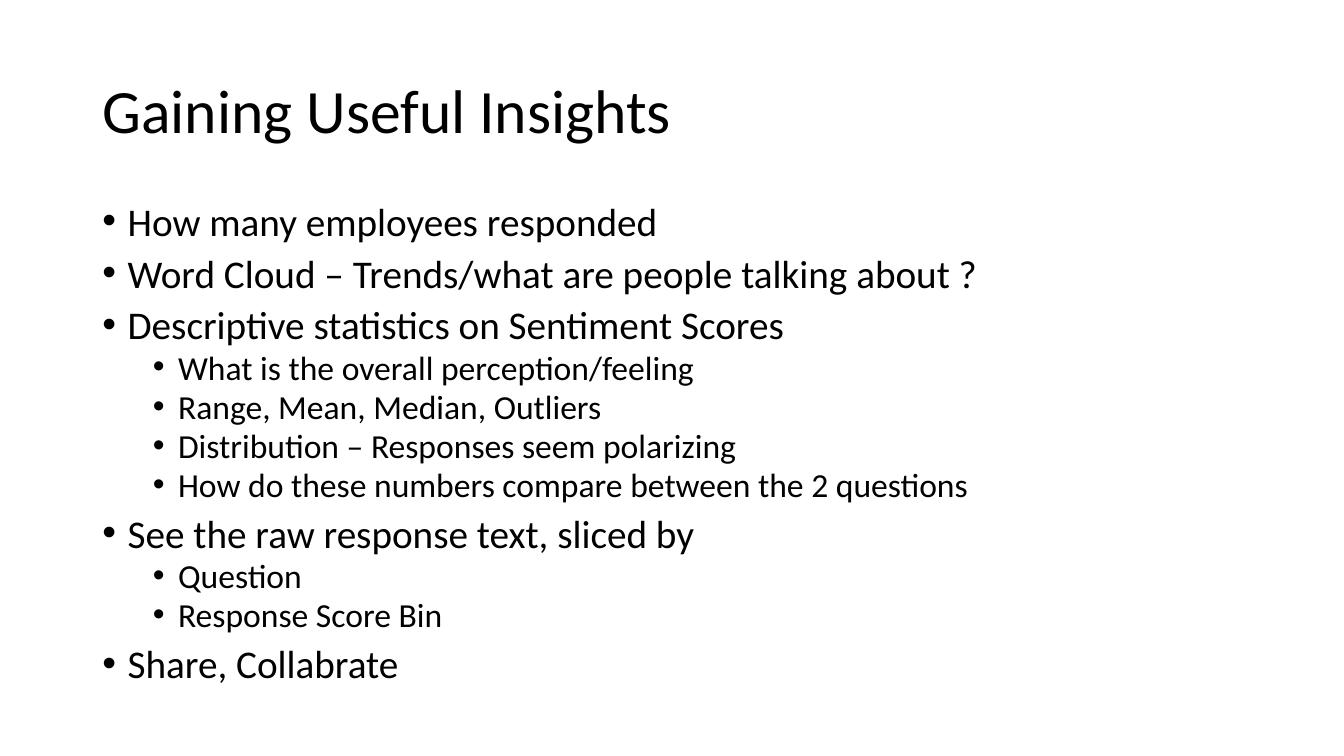
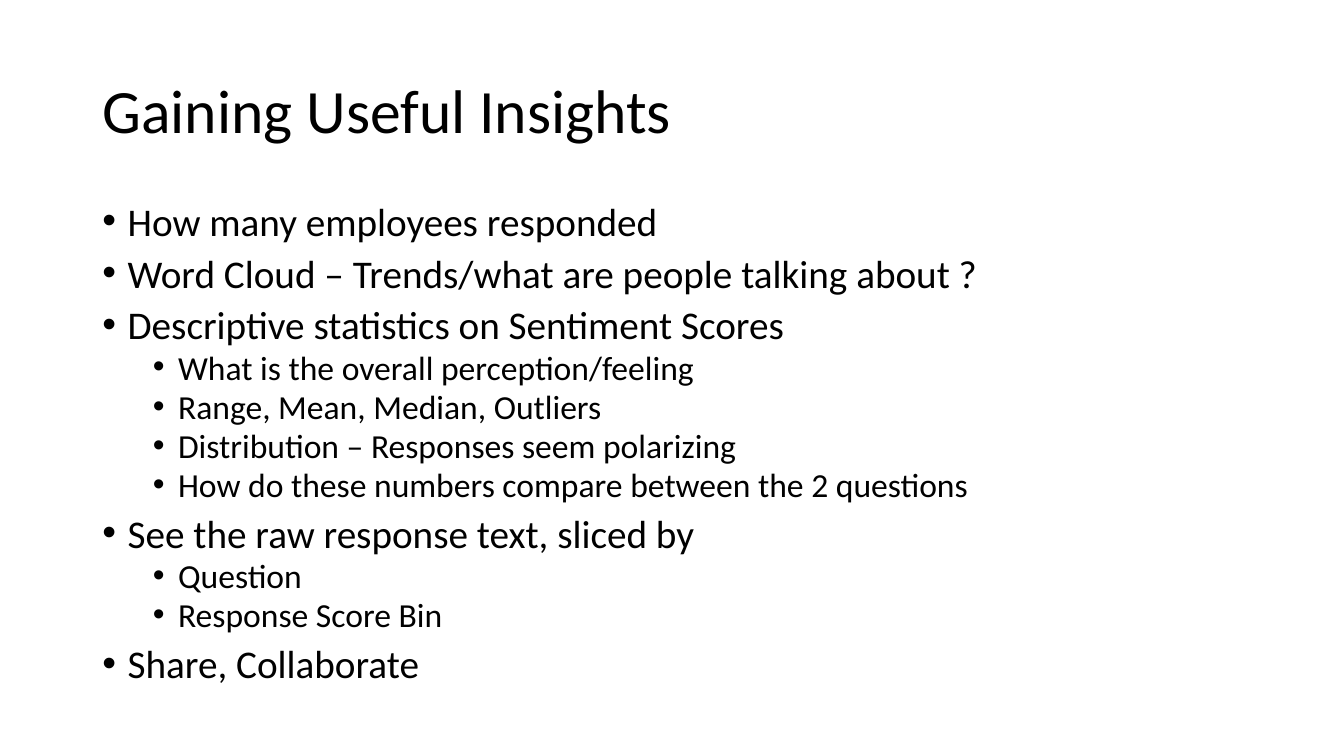
Before and after one commit to SQLSuperGuru/R, a slide deck: slide 14 of PASS Demo Qualitative Text Analysis.pptx. Drawn at 1344x756 pixels with LibreOffice and Linux fonts; fonts in the diff are those of the drawing. Boxes give left, top, right and bottom in pixels: in the first picture for what was removed or moved away, otherwise in the second. Text is boxed around its words. In the diff, an @@ line names an element or a change of style, - is before the commit and + after.

```diff
--- a/PASS Demo Qualitative Text Analysis.pptx
+++ b/PASS Demo Qualitative Text Analysis.pptx
@@ text at [128, 650, 419, 683]: text changed @@
-• Share, Collabrate
+• Share, Collaborate
```
Also in this commit, not shown: 4 other slides changed.
